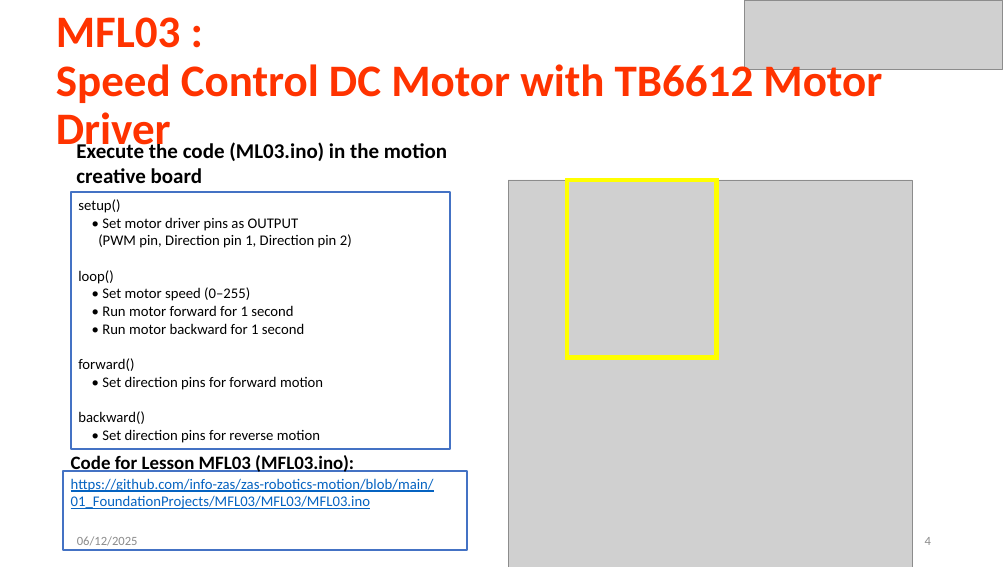
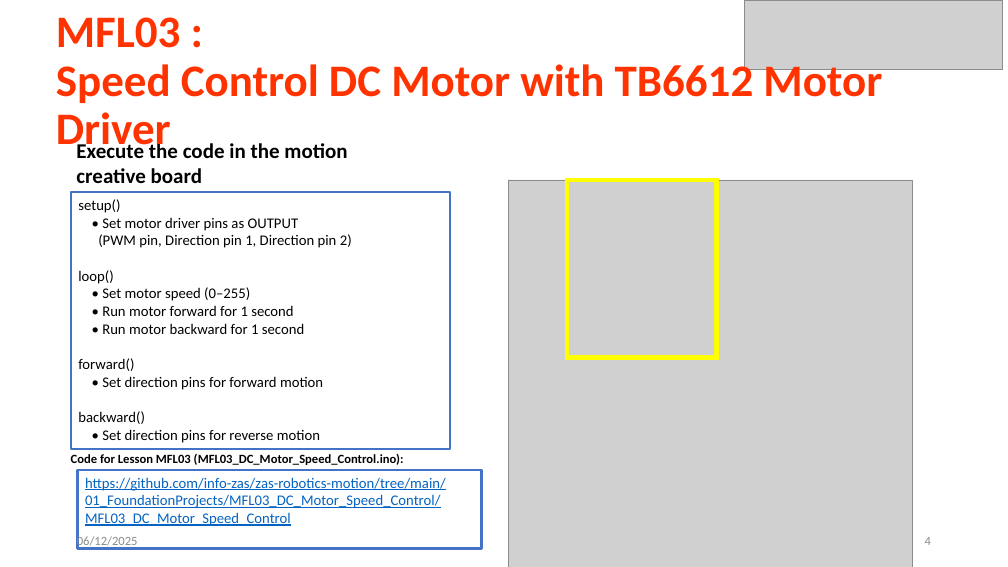
Before and after one commit to info-zas/zas-robotics-motion, a slide deck: slide 4 of 01_FoundationProjects/MFL03_DC_Motor_Speed_Control/MFL03_DC_Motor_Speed_Control.pptx. Drawn at 1008x567 pixels with LibreOffice and Linux fonts; fonts in the diff are those of the drawing; grey boxes stand for pictures. Boxes give left, top, right and bottom in pixels: in the first picture for what was removed or moved away, otherwise in the second. Text is boxed around its words. In the diff, an @@ line names an element or a change of style, - is before the commit and + after.

```diff
--- a/01_FoundationProjects/MFL03_DC_Motor_Speed_Control/MFL03_DC_Motor_Speed_Control.pptx
+++ b/01_FoundationProjects/MFL03_DC_Motor_Speed_Control/MFL03_DC_Motor_Speed_Control.pptx
@@ text at box(76, 140, 347, 158): text changed @@
-Execute the code (ML03.ino) in the motion
+Execute the code in the motion
@@ text at box(71, 454, 404, 465): text changed; size 18 to 12 pt @@
-Code for Lesson MFL03 (MFL03.ino):
+Code for Lesson MFL03 (MFL03_DC_Motor_Speed_Control.ino):
@@ rectangle "https://github.com/info-zas/zas-robotics-motion/tree/main/01 ...": place and size @@
-rectangle "https://github.com/info-zas/zas-robotics-motion/tree/main/01 ..." at box(64, 471, 467, 550)
+rectangle "https://github.com/info-zas/zas-robotics-motion/tree/main/01 ..." at box(78, 470, 482, 548)
@@ text in rectangle at box(85, 477, 446, 526): text changed @@
-https://github.com/info-zas/zas-robotics-motion/blob/main/01_FoundationProjects/MFL03/MFL03/MFL03.ino
+https://github.com/info-zas/zas-robotics-motion/tree/main/01_FoundationProjects/MFL03_DC_Motor_Speed_Control/MFL03_DC_Motor_Speed_Control
```
Also in this commit, not shown: 2 other slides changed, 15 other files.
